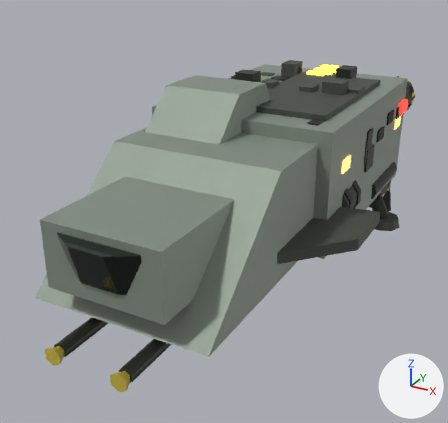
One commit to the glTF model ref/glb/courier-m.glb: the scene before it, then after it.
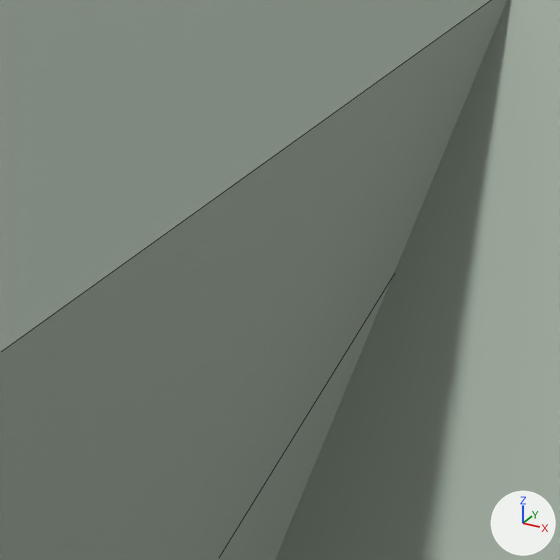
The first picture shows the older version from a 50 mm lens placed at (1.45, -3.36, 1.81), pointed at (-0.23, -0.3, 0.28). The close-ups show the older and then the newer version on the part from 38% to 54% of the width and 48% to 65% of the height of that picture. Only the edits that show in the close-ups are written down. Arrows for +X, +Y and +Z are at lower right; the lights stay in place. The close-ups show mesh edges as thin lines. Where no turn or scale is listed for an object, it has been applied to the vertices.

Script lines for the objects in view, before the commit:
```python
me_mesh_1 = bpy.data.meshes.new('Mesh_1')
me_mesh_1.from_pydata(...)  # 8 vertices, 12 faces; spans x -0.451..0.451, y -0.58..0.58, z 0.0..0.558
me_mesh_1.materials.append(mat_hullplating)  # grey #8f9a8e
me_mesh_7 = bpy.data.meshes.new('Mesh_7')
me_mesh_7.from_pydata(...)  # a box spanning x -0.294..0.294, y -0.348..0.348, z -0.156..0.156
me_mesh_7.materials.append(mat_hullplating)  # grey #8f9a8e
ob_hullforebody = bpy.data.objects.new('hullForebody', me_mesh_1)
ob_hullforebody.location = (0.0, -1.0792, 0.3353)
ob_hullnose = bpy.data.objects.new('hullNose', me_mesh_7)
ob_hullnose.location = (0.0, -1.3693, 0.6209)
```
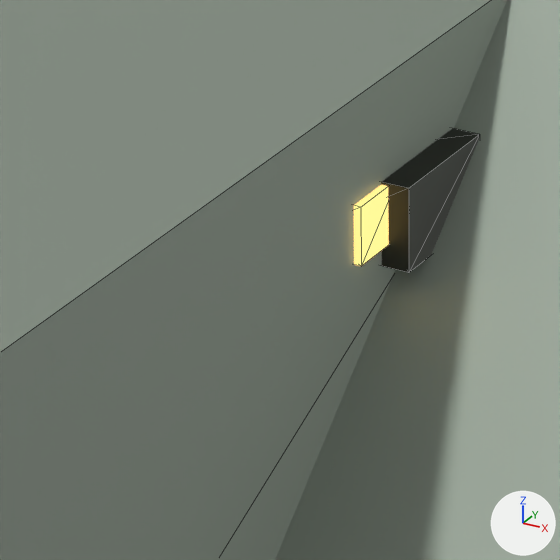
The change, as a diff of the scene's bpy script:
```diff
--- a/ref/glb/courier-m.glb.py
+++ b/ref/glb/courier-m.glb.py
@@ me_mesh_98_1 @@
+me_mesh_98_1.from_pydata(...)  # a box spanning x -0.0275..0.0275, y -0.02..0.02, z -0.0175..0.0175
+me_mesh_98_1.materials.append(mat_cabinlight)  # brown #3a2f18, glowing orange #f2c877
@@ me_mesh_97_1 @@
+me_mesh_97_1.from_pydata(...)  # a box spanning x -0.04..0.04, y -0.04..0.04, z -0.025..0.025
+me_mesh_97_1.materials.append(mat_enginehousing)  # dark grey #33362f
@@ ob_approachfloodlensr @@
+ob_approachfloodlensr = bpy.data.objects.new('approachFloodLensR', me_mesh_98_1)
+ob_approachfloodlensr.location = (0.2709, -1.3148, 0.698)
@@ ob_approachfloodhoodr @@
+ob_approachfloodhoodr = bpy.data.objects.new('approachFloodHoodR', me_mesh_97_1)
+ob_approachfloodhoodr.location = (0.2709, -1.2649, 0.692)
```

Location of each change, [x1, y1, x2, y2] in pixels of the close-ups (560 x 560 px):
'approachFloodHoodR', added
    after: [381, 128, 480, 272]
'approachFloodLensR', added
    after: [354, 185, 389, 266]
